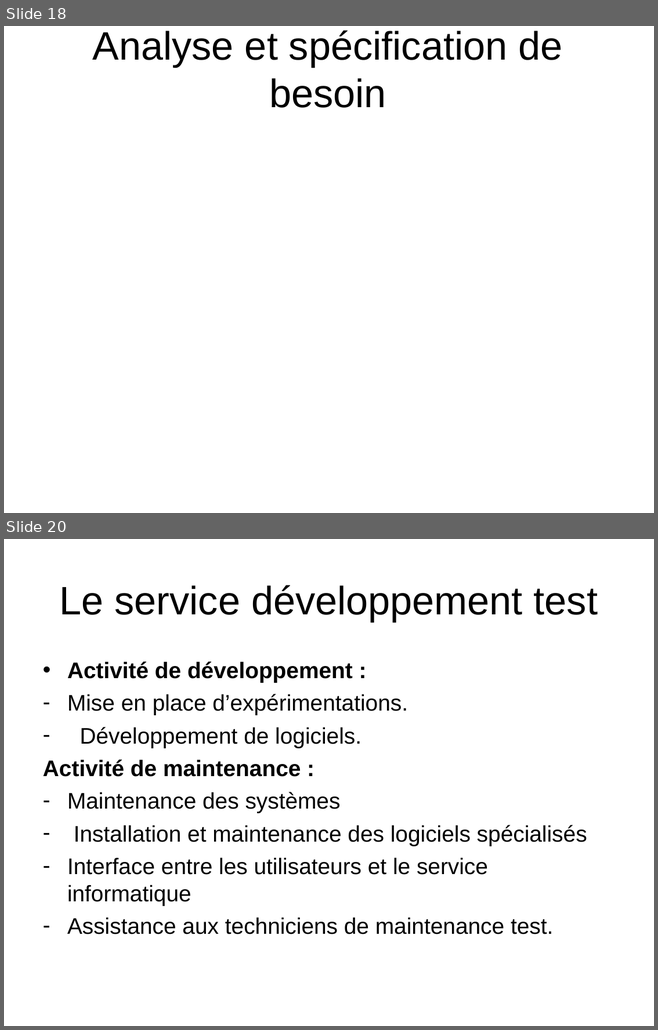
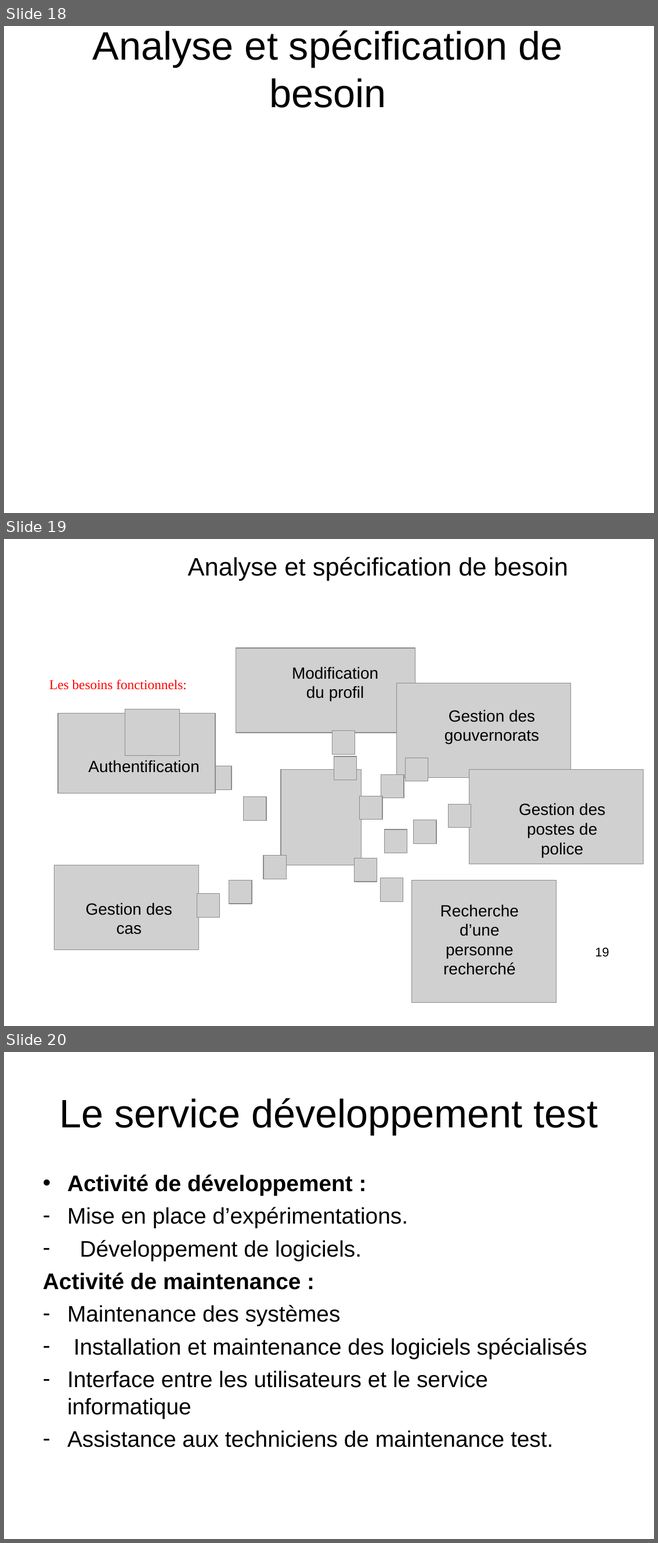
Before and after one commit to HabibAroua/Criminel_dep, a slide deck: documentation/presentation/P1/2734.ppt. Shown one above the other, each under a label of ours: slides 18 and 20 before the commit, slides 18, 19 and 20 after it; the slides between them are not shown. The pictures are 658x1030 and 658x1543 pixels, drawn with LibreOffice and Linux fonts; fonts in the diff are those of the drawing; grey boxes stand for pictures; background and template pictures are left out. Boxes give left, top, right and bottom in pixels: in the first picture for what was removed or moved away, otherwise in the second. Text is boxed around its words. In the diff, an @@ line names an element or a change of style, - is before the commit and + after.

```diff
--- a/documentation/presentation/P1/2734.ppt
+++ b/documentation/presentation/P1/2734.ppt
@@ slide 19 added at box(4, 539, 654, 1026), background picture (left out) @@
@@ text added at box(188, 557, 568, 581), 28 pt, text #000000 @@
+Analyse et spécification de besoin
@@ picture added at box(236, 648, 415, 733) @@
@@ text added at box(292, 667, 378, 701), 18 pt, text #000000 @@
+Modification du profil
@@ text added at box(49, 679, 187, 690), 15 pt, text #FF0000 @@
+Les besoins fonctionnels:
@@ picture added at box(396, 683, 571, 777) @@
@@ picture added at box(125, 709, 179, 756) @@
@@ text added at box(444, 710, 539, 744), 18 pt, text #000000 @@
+Gestion des gouvernorats
@@ picture added at box(58, 713, 215, 793) @@
@@ picture added at box(332, 730, 355, 754) @@
@@ text added at box(88, 760, 199, 773), 18 pt, text #000000 @@
+Authentification
@@ picture added at box(333, 756, 356, 780) @@
@@ picture added at box(405, 758, 427, 781) @@
@@ picture added at box(209, 766, 231, 790) @@
@@ picture added at box(281, 770, 361, 866) @@
@@ picture added at box(381, 775, 404, 798) @@
@@ picture added at box(469, 770, 643, 864) @@
@@ picture added at box(244, 797, 266, 820) @@
@@ picture added at box(360, 797, 382, 820) @@
@@ picture added at box(448, 804, 470, 827) @@
@@ text added at box(518, 803, 605, 857), 18 pt, text #000000 @@
+Gestion des postes de police
@@ picture added at box(384, 830, 407, 853) @@
@@ picture added at box(413, 820, 436, 843) @@
@@ picture added at box(54, 865, 199, 950) @@
@@ picture added at box(263, 855, 286, 879) @@
@@ picture added at box(354, 858, 377, 881) @@
@@ picture added at box(229, 880, 252, 903) @@
@@ picture added at box(380, 878, 403, 901) @@
@@ picture added at box(412, 880, 556, 1002) @@
@@ text added at box(86, 903, 172, 935), 18 pt, text #000000 @@
+Gestion des cas
@@ picture added at box(197, 894, 220, 917) @@
@@ text added at box(440, 904, 518, 975), 18 pt, text #000000 @@
+Recherche d’une personne recherché
@@ page number added at box(595, 947, 609, 957), 14 pt, text #000000 @@
+19
```
Also in this commit, not shown: 1 slide removed.
